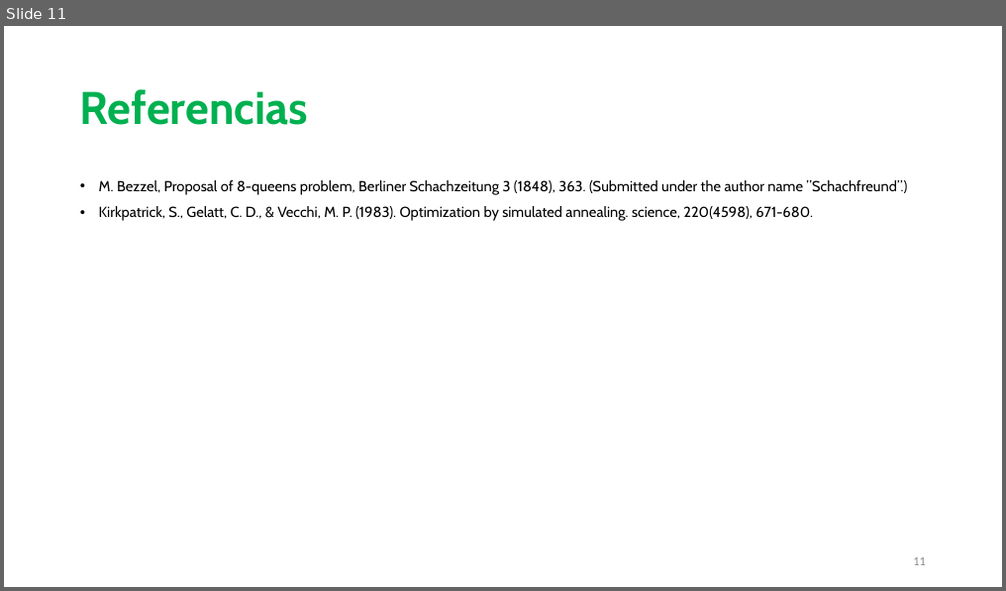
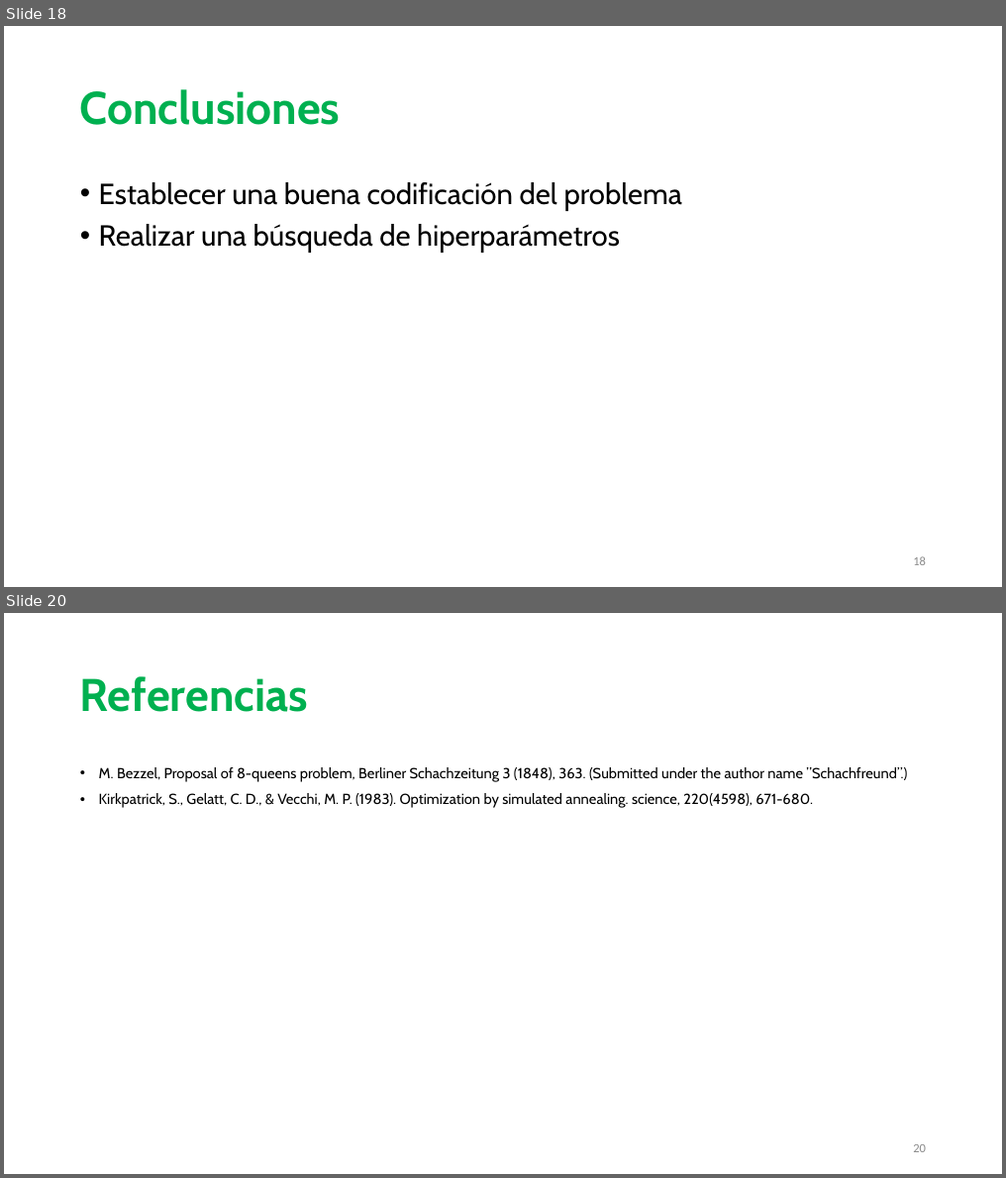
Before and after one commit to johacks/bibm, a slide deck: RS/RS_Presentacion.pptx. Shown one above the other, each under a label of ours: slide 11 before the commit, slides 18 and 20 after it; the slides between them are not shown. The pictures are 1006x591 and 1006x1178 pixels, drawn with LibreOffice and Linux fonts; fonts in the diff are those of the drawing. Boxes give left, top, right and bottom in pixels: in the first picture for what was removed or moved away, otherwise in the second. Text is boxed around its words. In the diff, an @@ line names an element or a change of style, - is before the commit and + after.

```diff
--- a/RS/RS_Presentacion.pptx
+++ b/RS/RS_Presentacion.pptx
@@ slide 18 added at [4, 26, 1002, 587], background #FFFFFF @@
@@ title added at [80, 89, 341, 125], 44 pt, text #00B050, bold @@
+Conclusiones
@@ text added at [99, 182, 683, 253], 28 pt, text #000000 @@
+• Establecer una buena codificación del problema
+• Realizar una búsqueda de hiperparámetros
@@ page number added at [913, 557, 926, 566], 12 pt, text #8C8C8C @@
+18
@@ what was slide 11 is now slide 20 @@
@@ page number at [913, 1145, 926, 1153]: text changed @@
-11
+20
```
Also in this commit, not shown: 2 slides changed, 9 other slides added, 1 slide removed.
